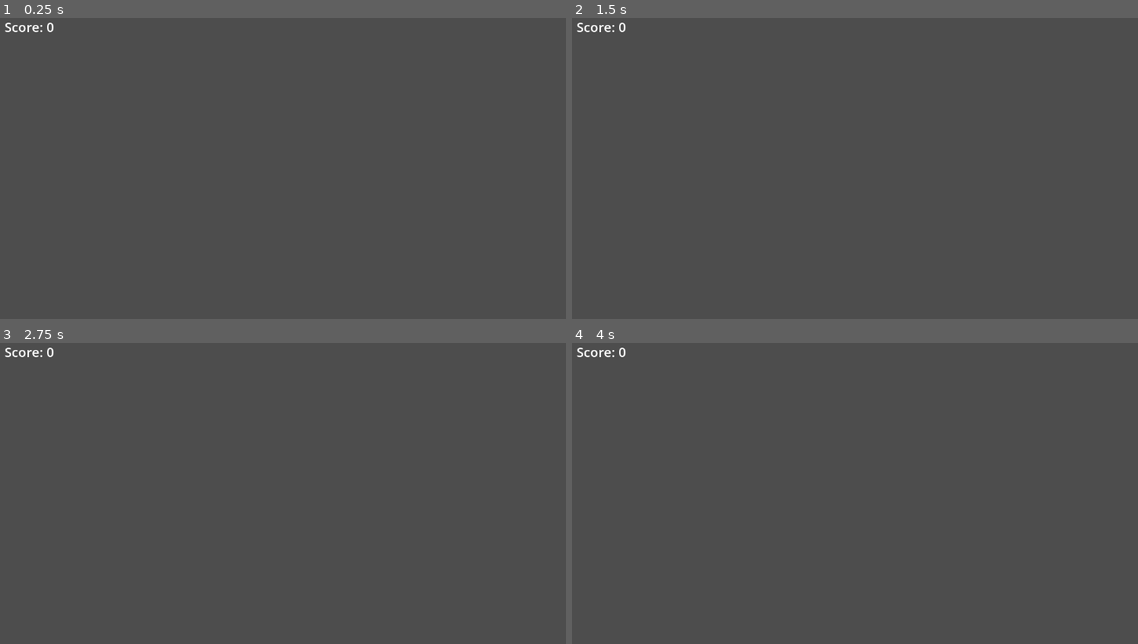
Above: before the commit, frames 1-4 (two rows, left to right).
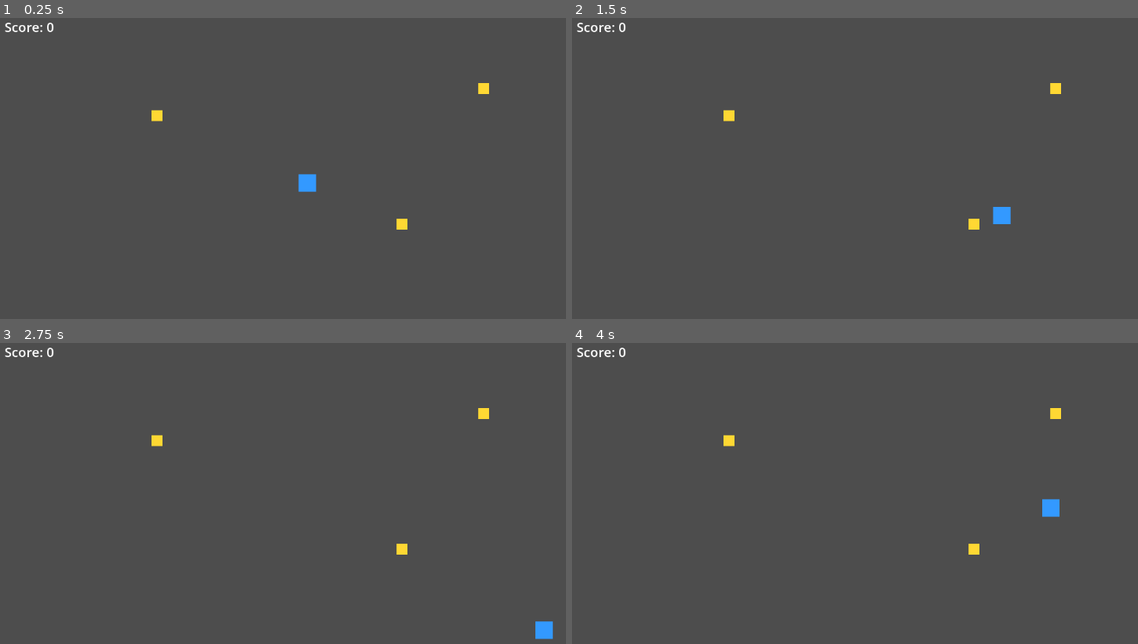
Above: after the commit, the same moments.

Repository: kimtuna/test_game
Game: Godot game, scene res://scenes/Main.tscn
The game is run twice, just before and just after one commit, with the same random seed, the same clock (stepped at 60 frames per second) and the same inputs.
Inputs:
- Up to frame 1 (0.25 s): no input
- Up to frame 2 (1.5 s): tap Enter at 0.5 s; hold Right (ui_right) 0.53-1.28 s; hold Down (ui_down) from 1.28 s (still down)
- Up to frame 3 (2.75 s): release Down (ui_down) at 2.03 s; hold Right (ui_right) from 2.03 s (still down)
- Up to frame 4 (4 s): release Right (ui_right) at 2.78 s; hold Up (ui_up) 2.78-3.53 s; hold Left (ui_left) from 3.53 s (still down)

The runs differ from the first frame. In frame 1, 0.4% of the frame differs, in the area x 26-87%, y 21-71%; in frame 2, 0.4%; in frame 3, 0.4%; in frame 4, 0.4%.

Commit message:
feat: Player/Item에 플레이스홀더 텍스처 추가 — 실행 시 시각적으로 보이지 않던 문제 해결

Diff:
--- a/scripts/item.gd
+++ b/scripts/item.gd
@@ -2,9 +2,14 @@
 
 signal collected
 
+@onready var sprite: Sprite2D = $Sprite2D
+
 func _ready() -> void:
 	add_to_group("items")
 	body_entered.connect(_on_body_entered)
+	var image := Image.create(20, 20, false, Image.FORMAT_RGBA8)
+	image.fill(Color(1.0, 0.85, 0.2))
+	sprite.texture = ImageTexture.create_from_image(image)
 
 func _on_body_entered(body: Node2D) -> void:
 	if body is CharacterBody2D:
--- a/scripts/player.gd
+++ b/scripts/player.gd
@@ -1,6 +1,13 @@
 extends CharacterBody2D
 
 const SPEED := 300.0
+
+@onready var sprite: Sprite2D = $Sprite2D
+
+func _ready() -> void:
+	var image := Image.create(32, 32, false, Image.FORMAT_RGBA8)
+	image.fill(Color(0.2, 0.6, 1.0))
+	sprite.texture = ImageTexture.create_from_image(image)
 
 func _physics_process(_delta: float) -> void:
 	var direction := Input.get_vector("ui_left", "ui_right", "ui_up", "ui_down")
